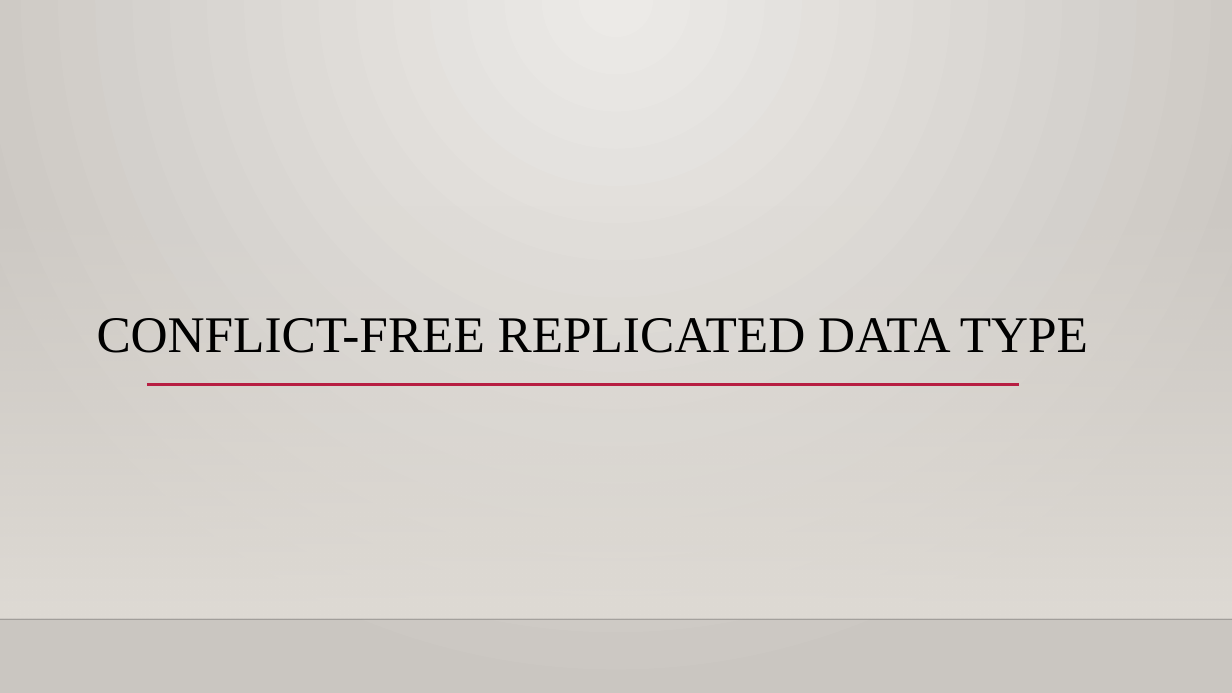
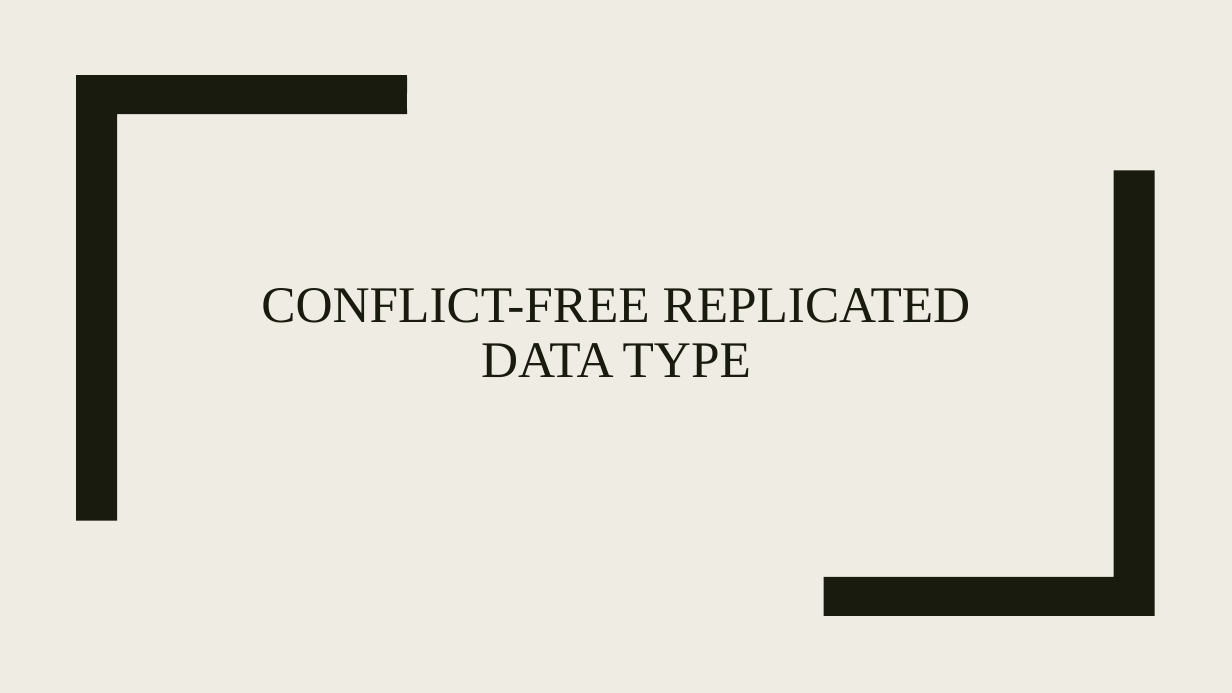
Before and after one commit to azhagumathi/pres, a slide deck: slide 1 of crdt.pptx. Drawn at 1232x693 pixels with LibreOffice and Linux fonts; fonts in the diff are those of the drawing; background and template pictures are left out. Boxes give left, top, right and bottom in pixels: in the first picture for what was removed or moved away, otherwise in the second. Text is boxed around its words. In the diff, an @@ line names an element or a change of style, - is before the commit and + after.

```diff
--- a/crdt.pptx
+++ b/crdt.pptx
@@ background gradient #ECEAE7 to #CAC7C1 to #EFEDE3 @@
@@ freeform shape added at (76, 75, 407, 520), fill #191B0E @@
@@ freeform shape added at (824, 170, 1155, 616), fill #191B0E @@
@@ rectangle removed at (0, 204, 1232, 619) @@
@@ title "CONFLICT-FREE REPLICATED DATA TYPE": place and size @@
-title "CONFLICT-FREE REPLICATED DATA TYPE" at (97, 318, 1088, 353)
+title "CONFLICT-FREE REPLICATED DATA TYPE" at (261, 288, 971, 377)
@@ title "CONFLICT-FREE REPLICATED DATA TYPE" at (261, 288, 971, 377): text colour #000000 to #191B0E; alignment left to centre; line spacing 0.9 to 0.89 @@
@@ line removed from (147, 384) to (1019, 384) @@
@@ line removed from (0, 619) to (1232, 619) @@
```
Also in this commit, not shown: 9 other slides changed, 2 slides added, 22 slides removed, 1 other file.
